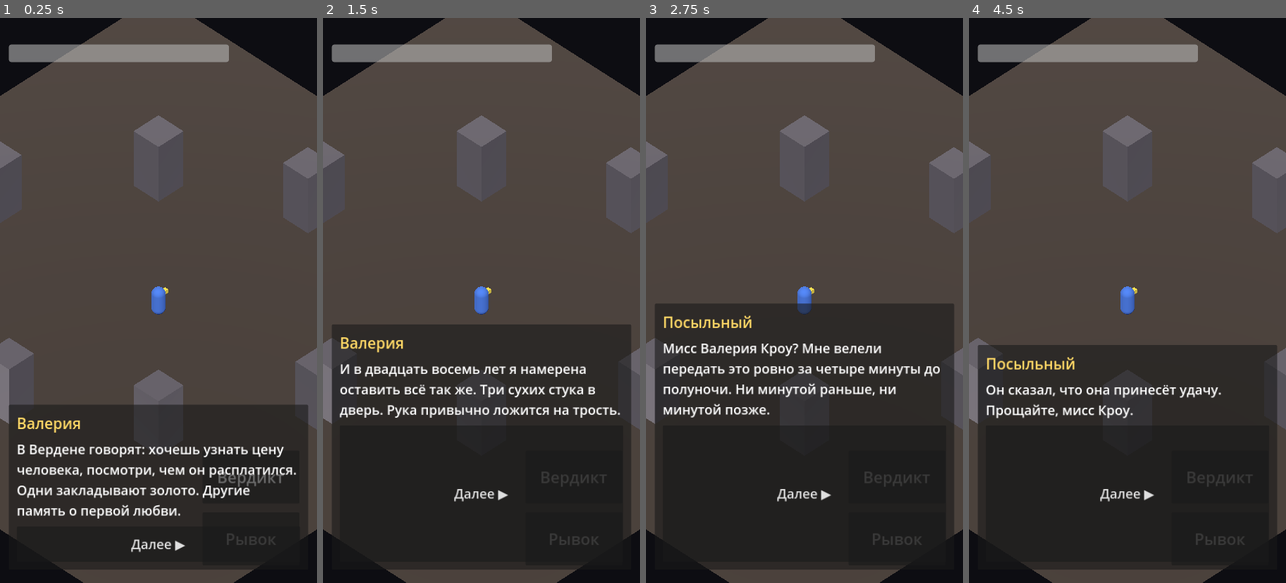
Above: before the commit, frames 1-4 (left to right).
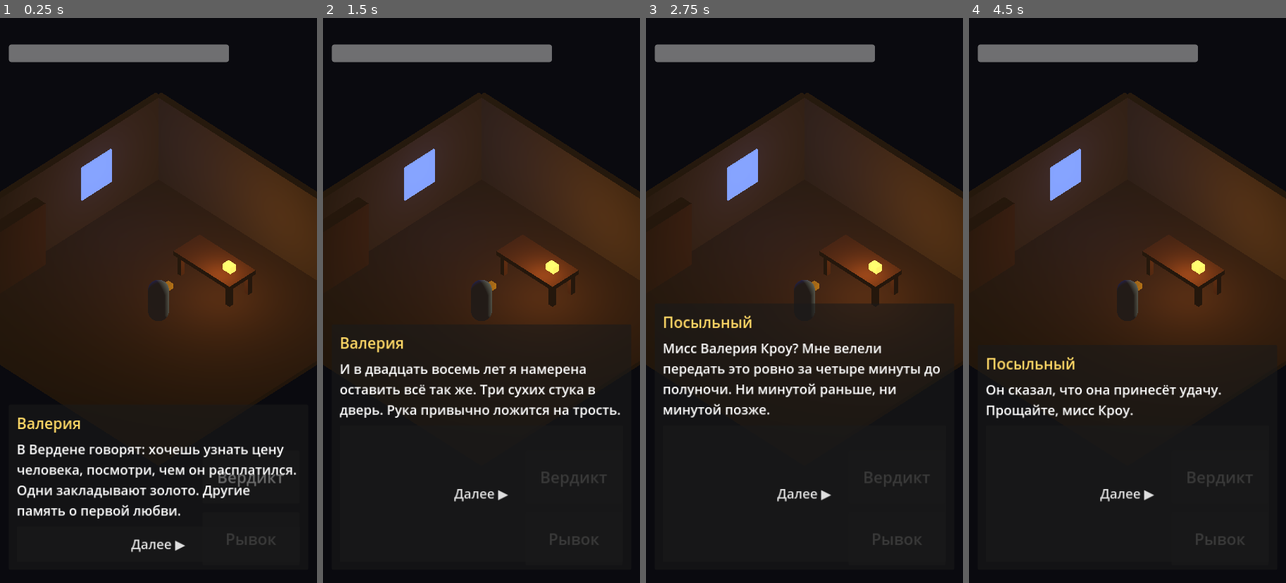
Above: after the commit, the same moments.

Repository: 684237911leo/pravo-na-otkaz
Game: Godot game, scene res://scenes/main.tscn
Two runs of this game, one before a commit and one after it. Both use one fixed random seed, a clock stepped at 60 frames per second and the inputs below.
Inputs:
- Up to frame 1 (0.25 s): no input
- Up to frame 2 (1.5 s): click "Рывок" at 0.5 s; click "Вердикт" at 1.25 s
- Up to frame 3 (2.75 s): click "Далее ▶" at 2 s
- Up to frame 4 (4.5 s): click "Рывок" at 2.75 s; click "Вердикт" at 3.5 s; click "Оценить плату: покажи монету" at 4.25 s

The runs differ from the first frame. In frame 1, 79% of the frame differs, in the area x 0-100%, y 0-100%; in frame 2, 58%; in frame 3, 55%; in frame 4, 61%.

Commit message:
Refactor prologue handling and office management

Diff:
--- a/scripts/main.gd
+++ b/scripts/main.gd
@@ -459,15 +459,29 @@
 		verdict_btn.text = "Вердикт %.1f" % verdict_cd
 	else:
 		verdict_btn.text = "Вердикт"
+
+var arena_nodes: Array = []
+var office: Node3D
+
 func _start_prologue() -> void:
+	for c in get_children():
+		if c == player or c == cam or c is CanvasLayer:
+			continue
+		arena_nodes.append(c)
+		remove_child(c)
+	office = preload("res://scripts/locations.gd").new()
+	add_child(office)
+	office.build_office()
+	cam.size = 12.0
 	var dlg = preload("res://scripts/dialogue.gd").new()
 	add_child(dlg)
 	dlg.finished.connect(_on_prologue_done)
 	dlg.start("res://data/prologue.json")
 
 func _on_prologue_done(flags: Dictionary) -> void:
-	if flags.get("took_elixir", false):
-		hp = 130.0
-		hp_bar.max_value = 130.0
-		hp_bar.value = hp
+	office.queue_free()
+	for c in arena_nodes:
+		add_child(c)
+	arena_nodes.clear()
+	cam.size = 18.0
 	dead = false
